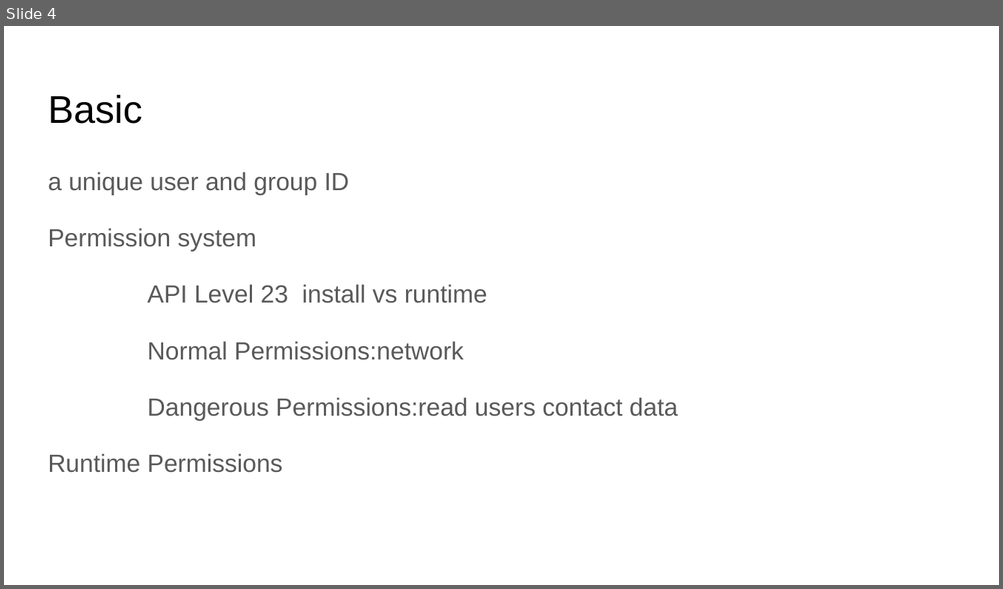
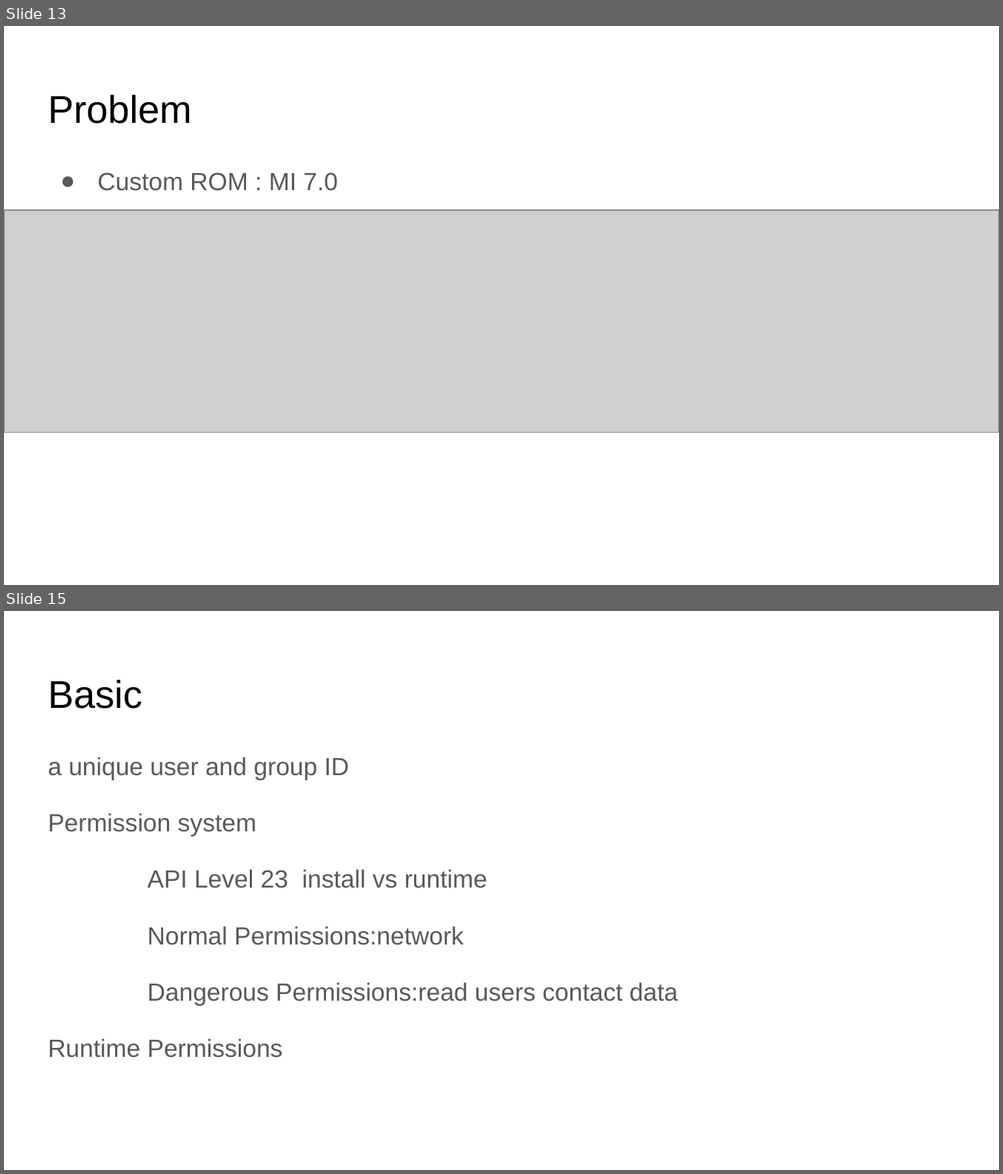
Before and after one commit to martinkro/android-studio-samples, a slide deck: docs/Android Permission.pptx. Shown one above the other, each under a label of ours: slide 4 before the commit, slides 13 and 15 after it; the slides between them are not shown. The pictures are 1003x589 and 1003x1174 pixels, drawn with LibreOffice and Linux fonts; fonts in the diff are those of the drawing; grey boxes stand for pictures. Boxes give left, top, right and bottom in pixels: in the first picture for what was removed or moved away, otherwise in the second. Text is boxed around its words. In the diff, an @@ line names an element or a change of style, - is before the commit and + after.

```diff
--- a/docs/Android Permission.pptx
+++ b/docs/Android Permission.pptx
@@ slide 13 added at (x1=4, y1=26, x2=999, y2=585), background #FFFFFF @@
@@ title added at (x1=48, y1=95, x2=191, y2=124), 28 pt, text #000000 @@
+Problem
@@ text added at (x1=97, y1=173, x2=338, y2=191), 18 pt, text #595959 @@
+● Custom ROM : MI 7.0
@@ picture added at (x1=4, y1=210, x2=999, y2=433) @@
@@ what was slide 4 is now slide 15 @@
```
Also in this commit, not shown: 3 slides changed, 10 other slides added, 4 other files.
